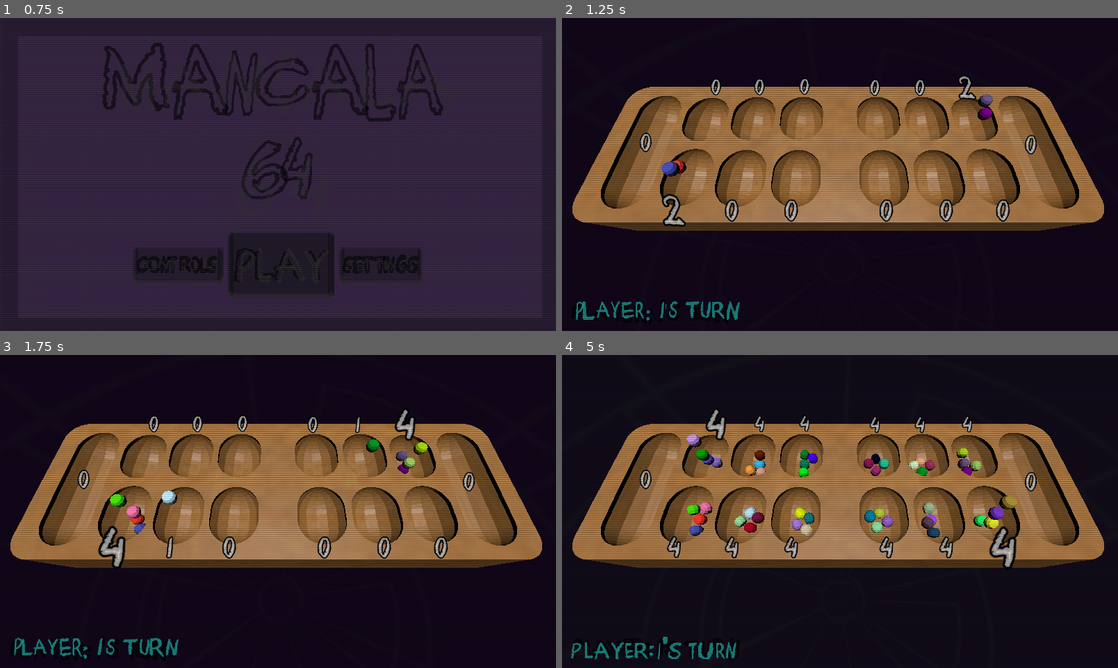
Above: before the commit, frames 1-4 (two rows, left to right).
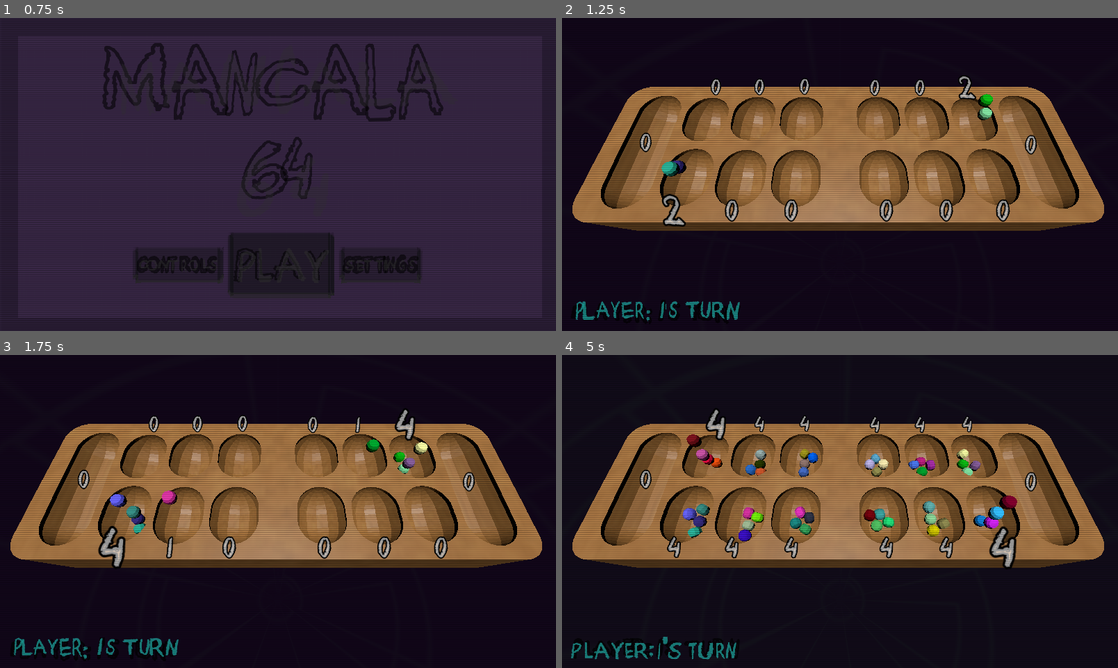
Above: after the commit, the same moments.

Repository: sym-z/3d-mancala
Game: Godot game, scene res://scenes/main_menu.tscn
Two runs of this game, one before a commit and one after it. Both use one fixed random seed, a clock stepped at 60 frames per second and the inputs below.
Inputs:
- Up to frame 1 (0.75 s): click "PLAY" at 0.5 s
- Up to frame 2 (1.25 s): no input
- Up to frame 3 (1.75 s): hold Right (ui_right) from 1.28 s (still down); hold S (slam) from 1.28 s (still down); tap Space (ui_select) at 1.52 s
- Up to frame 4 (5 s): release Right (ui_right) at 2.03 s; release S (slam) at 2.03 s; hold Left (ui_left) 2.03-2.78 s; tap S (slam) at 2.1, 3.6 s; tap Space (ui_select) at 2.27, 3.77, 4.52 s; hold S (slam) 2.78-3.53 s; hold Right (ui_right) 2.78-4.28 s; hold Left (ui_left) from 4.28 s (still down); hold S (slam) from 4.28 s (still down)

Frame 1 is identical in both runs. In frame 2, 0.3% of the frame differs, in the area x 17-78%, y 24-51%; in frame 3, 0.6%; in frame 4, 2.9%, in the area x 21-82%, y 25-60%.

Commit message:
raining pieces for opening animation

Diff:
--- a/src/project.godot
+++ b/src/project.godot
@@ -32,6 +32,7 @@
 [global_group]
 
 board=""
+piece=""
 
 [input]
 
--- a/src/scenes/game_piece.gd
+++ b/src/scenes/game_piece.gd
@@ -7,6 +7,9 @@
 @export var detection_field : Area3D
 @export var speaker : AudioStreamPlayer3D
 @export var drop_sounds : Array[AudioStreamMP3]
+
+@export var mute_audio : bool
+
 var drop_sound_played : bool = false
 
 func _ready():
@@ -20,7 +23,7 @@
 	detection_field.connect("body_entered", collision)
 
 func collision(body : Node):
-	if  drop_sound_played == false and body != self:
+	if  drop_sound_played == false and body != self and !mute_audio:
 		play_random_drop_sound()
 		drop_sound_played = true
 
--- a/src/scenes/main_menu.tscn
+++ b/src/scenes/main_menu.tscn
@@ -18,6 +18,8 @@
 [ext_resource type="AudioStream" uid="uid://48bqffl6eiyl" path="res://assets/audio/tie.mp3" id="15_8egab"]
 [ext_resource type="Theme" uid="uid://d2x1lp84g27xq" path="res://mm_menu_box.tres" id="16_5pajh"]
 [ext_resource type="Script" uid="uid://diakhf4xw6vll" path="res://scripts/settings_container.gd" id="16_j7ex8"]
+[ext_resource type="PackedScene" uid="uid://cnb7dhdev6qmw" path="res://scenes/piece_rain_cloud.tscn" id="19_hstxw"]
+[ext_resource type="PackedScene" uid="uid://bapav8muu0wfm" path="res://scenes/piece_kill_field.tscn" id="20_8egab"]
 
 [sub_resource type="ShaderMaterial" id="ShaderMaterial_tbmy8"]
 shader = ExtResource("4_5pajh")
@@ -316,6 +318,7 @@
 min_value = -0.3
 max_value = 0.3
 step = 0.1
+value = -0.3
 
 [node name="Back" type="Button" parent="Settings Window Container/PanelContainer2/VBoxContainer2" unique_id=787669278]
 material = SubResource("ShaderMaterial_j7ex8")
@@ -323,3 +326,41 @@
 size_flags_horizontal = 4
 theme = SubResource("Theme_a8gd2")
 text = "BACK"
+
+[node name="Piece Cloud System" type="Node3D" parent="." unique_id=484099994]
+
+[node name="Clouds" type="Node3D" parent="Piece Cloud System" unique_id=1160482867]
+transform = Transform3D(1, 0, 0, 0, 1, 0, 0, 0, 1, 0, 8.738647, 0)
+
+[node name="Piece Rain Cloud" parent="Piece Cloud System/Clouds" unique_id=2039727774 instance=ExtResource("19_hstxw")]
+transform = Transform3D(1, 0, 0, 0, 1, 0, 0, 0, 1, -2.334734, 5.2581654, 8.056681)
+
+[node name="Piece Rain Cloud2" parent="Piece Cloud System/Clouds" unique_id=776936635 instance=ExtResource("19_hstxw")]
+transform = Transform3D(1, 0, 0, 0, 1, 0, 0, 0, 1, 2.9394617, 5.2581654, 8.056681)
+
+[node name="Piece Rain Cloud3" parent="Piece Cloud System/Clouds" unique_id=880644579 instance=ExtResource("19_hstxw")]
+transform = Transform3D(1, 0, 0, 0, 1, 0, 0, 0, 1, 0, 5.2581654, 10.0109215)
+
+[node name="Piece Rain Cloud4" parent="Piece Cloud System/Clouds" unique_id=444475372 instance=ExtResource("19_hstxw")]
+transform = Transform3D(1, 0, 0, 0, 1, 0, 0, 0, 1, 0, 5.2581654, 4.005579)
+
+[node name="Piece Rain Cloud5" parent="Piece Cloud System/Clouds" unique_id=559232422 instance=ExtResource("19_hstxw")]
+transform = Transform3D(1, 0, 0, 0, 1, 0, 0, 0, 1, 0, 5.258165, 8.056681)
+
+[node name="Piece Rain Cloud6" parent="Piece Cloud System/Clouds" unique_id=1808252922 instance=ExtResource("19_hstxw")]
+transform = Transform3D(1, 0, 0, 0, 1, 0, 0, 0, 1, 0.9737911, 5.2581644, 8.972935)
+
+[node name="Piece Rain Cloud7" parent="Piece Cloud System/Clouds" unique_id=449764169 instance=ExtResource("19_hstxw")]
+transform = Transform3D(1, 0, 0, 0, 1, 0, 0, 0, 1, -1.7299991, 5.2581635, 6.6481705)
+
+[node name="Piece Rain Cloud8" parent="Piece Cloud System/Clouds" unique_id=248883227 instance=ExtResource("19_hstxw")]
+transform = Transform3D(1, 0, 0, 0, 1, 0, 0, 0, 1, 2.0272121, 5.2581654, 7.9339256)
+
+[node name="Piece Rain Cloud9" parent="Piece Cloud System/Clouds" unique_id=2101750914 instance=ExtResource("19_hstxw")]
+transform = Transform3D(1, 0, 0, 0, 1, 0, 0, 0, 1, -2.3357882, 5.2581663, 11.575093)
+
+[node name="Piece Rain Cloud10" parent="Piece Cloud System/Clouds" unique_id=1980058987 instance=ExtResource("19_hstxw")]
+transform = Transform3D(1, 0, 0, 0, 1, 0, 0, 0, 1, 3.004303, 5.2581663, 9.581148)
+
+[node name="Piece Kill Field" parent="Piece Cloud System" unique_id=837961527 instance=ExtResource("20_8egab")]
+transform = Transform3D(1, 0, 0, 0, 1, 0, 0, 0, 1, 0, -113.04147, 0)
--- /dev/null
+++ b/src/scenes/piece_kill_field.gd
@@ -0,0 +1,17 @@
+extends Area3D
+
+
+# Called when the node enters the scene tree for the first time.
+func _ready():
+	connect("body_entered", kill_piece)
+	pass # Replace with function body.
+
+
+# Called every frame. 'delta' is the elapsed time since the previous frame.
+func _process(delta):
+	pass
+
+func kill_piece(body: Node3D):
+	if body is RigidBody3D:
+		body.call_deferred("queue_free")
+		print("killed")
--- /dev/null
+++ b/src/scenes/piece_kill_field.tscn
@@ -0,0 +1,12 @@
+[gd_scene format=3 uid="uid://bapav8muu0wfm"]
+
+[ext_resource type="Script" uid="uid://c0h2cfi6fa2bb" path="res://scenes/piece_kill_field.gd" id="1_bw5ku"]
+
+[sub_resource type="BoxShape3D" id="BoxShape3D_bw5ku"]
+size = Vector3(337.72385, 2.1782227, 161.02338)
+
+[node name="Piece Kill Field" type="Area3D" unique_id=837961527]
+script = ExtResource("1_bw5ku")
+
+[node name="CollisionShape3D" type="CollisionShape3D" parent="." unique_id=1659951810]
+shape = SubResource("BoxShape3D_bw5ku")
--- /dev/null
+++ b/src/scenes/piece_rain_cloud.gd
@@ -0,0 +1,45 @@
+extends Area3D
+
+@export var x : float = 10.
+@export var y : float = 10.
+@export var z : float = 10.
+
+@export var col_shape : CollisionShape3D
+
+@export var spawn_timer : Timer
+@export var spawn_tick : float = 0.1
+
+var piece_scn : PackedScene = preload("uid://dx40hiqxmxc4x")
+
+# Called when the node enters the scene tree for the first time.
+func _ready():
+	spawn_timer.connect("timeout", spawn_piece_random)
+	spawn_timer.wait_time = spawn_tick
+	spawn_timer.start()
+
+
+func get_random_point_3d() -> Vector3:
+	# Origin of shape is midpoint
+	var rand_x : float = randf_range(-0.5*x,0.5*x)
+	var rand_y : float = randf_range(-0.5*y,0.5*y)
+	var rand_z : float = randf_range(-0.5*z,0.5*z)
+
+	return Vector3(rand_x,rand_y,rand_z)
+
+func get_random_point_area() -> Vector3:
+	var box_shape : Shape3D = col_shape.get_shape()
+	var box_vec : Vector3 = box_shape.size
+	# Origin of shape is midpoint
+	var rand_x : float = randf_range(-0.5*box_vec.x,0.5*box_vec.x)
+	var rand_y : float = randf_range(-0.5*box_vec.y,0.5*box_vec.y)
+	var rand_z : float = randf_range(-0.5*box_vec.z,0.5*box_vec.z)
+
+	return Vector3(rand_x,rand_y,rand_z)
+
+
+func spawn_piece_random():
+	var piece_inst : RigidBody3D = piece_scn.instantiate()
+	self.add_child(piece_inst)
+	piece_inst.mute_audio = true
+	piece_inst.scale*=2
+	piece_inst.global_position = global_position + get_random_point_area()
--- /dev/null
+++ b/src/scenes/piece_rain_cloud.tscn
@@ -0,0 +1,17 @@
+[gd_scene format=3 uid="uid://cnb7dhdev6qmw"]
+
+[ext_resource type="Script" uid="uid://cusckb2dd0pwj" path="res://scenes/piece_rain_cloud.gd" id="1_eugcg"]
+
+[sub_resource type="BoxShape3D" id="BoxShape3D_eugcg"]
+size = Vector3(20, 1, 20)
+
+[node name="Piece Rain Cloud" type="Area3D" unique_id=449764169 node_paths=PackedStringArray("col_shape", "spawn_timer")]
+script = ExtResource("1_eugcg")
+col_shape = NodePath("CollisionShape3D")
+spawn_timer = NodePath("Timer")
+
+[node name="CollisionShape3D" type="CollisionShape3D" parent="." unique_id=533565723]
+transform = Transform3D(1, 0, 0, 0, 1, 0, 0, 0, 1, 0.8979492, 0, 0)
+shape = SubResource("BoxShape3D_eugcg")
+
+[node name="Timer" type="Timer" parent="." unique_id=796226676]
Not shown, added: src/scenes/piece_kill_field.gd.uid
Not shown, added: src/scenes/piece_rain_cloud.gd.uid
